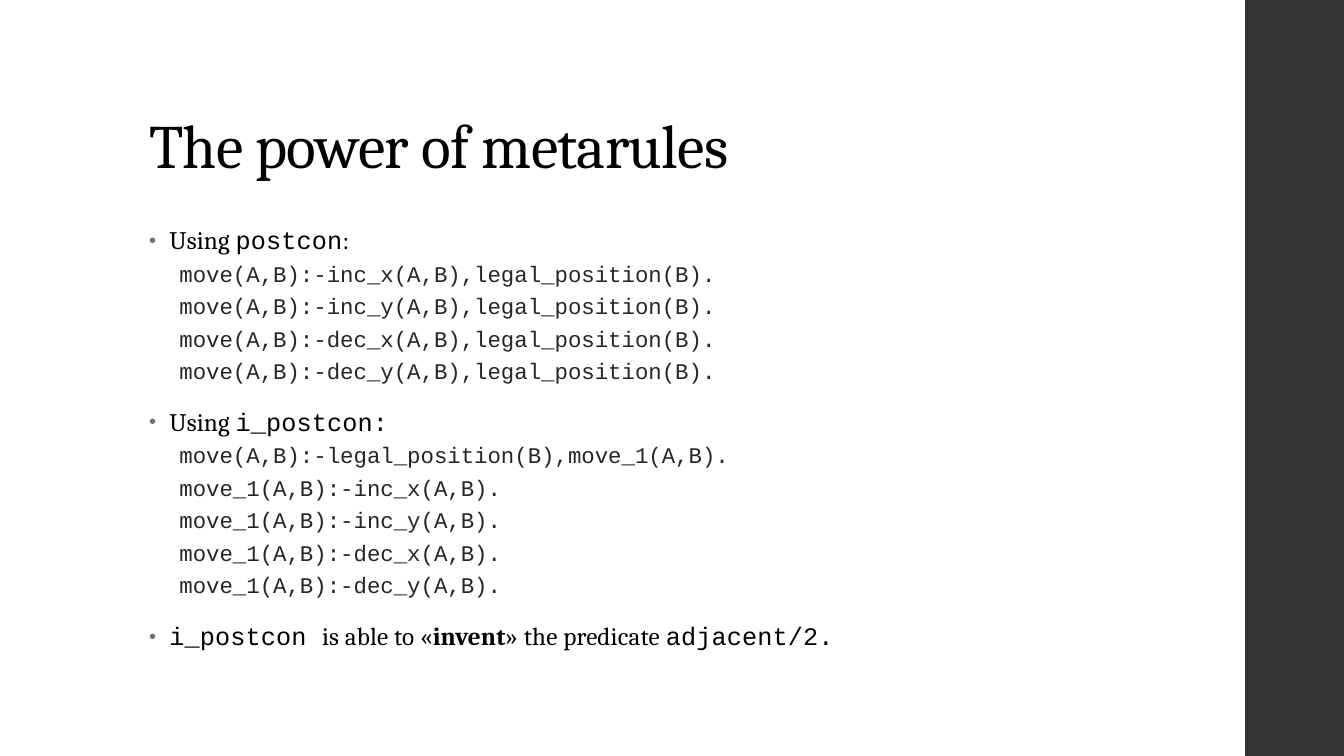
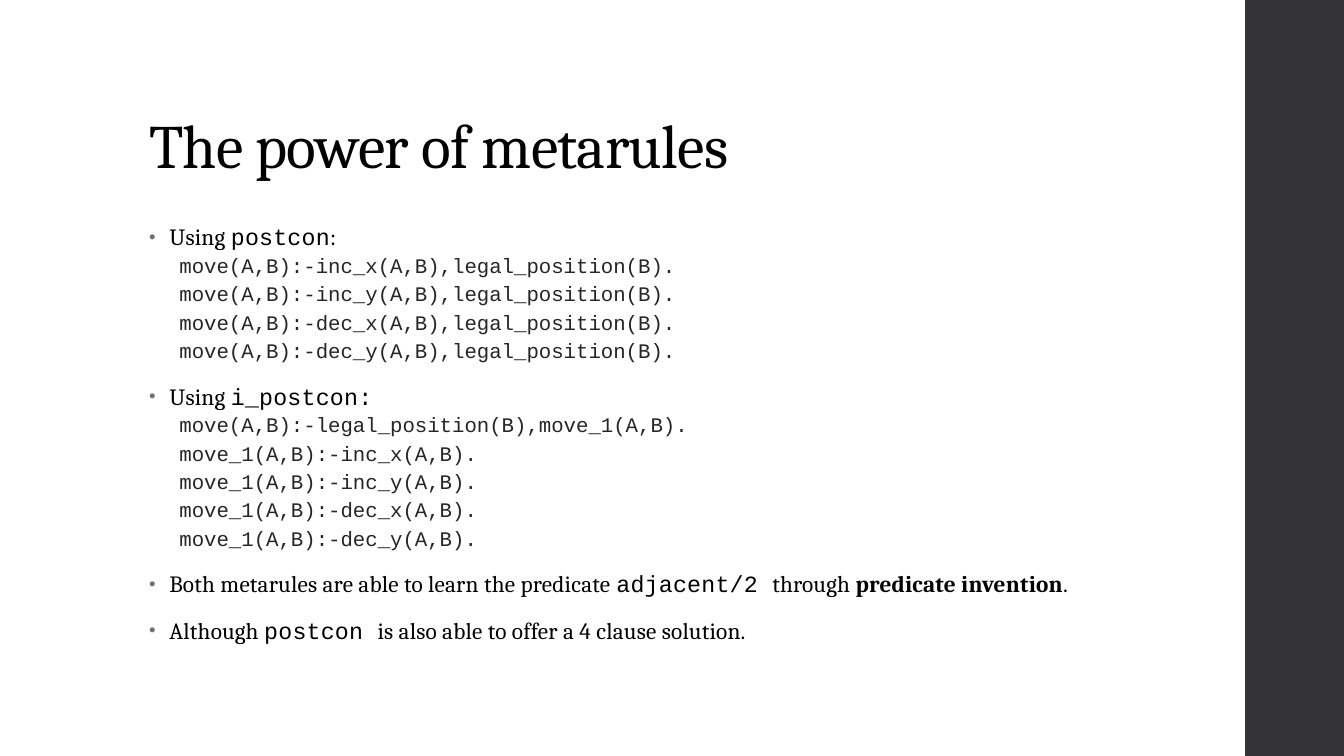
Before and after one commit to Alex-Dell1/ATAI_Maze_Project, a slide deck: slide 17 of ATAI_Presentation.pptx (slide 16 before the commit). Drawn at 1344x756 pixels with LibreOffice and Linux fonts; fonts in the diff are those of the drawing; background and template pictures are left out. Boxes give left, top, right and bottom in pixels: in the first picture for what was removed or moved away, otherwise in the second. Text is boxed around its words. In the diff, an @@ line names an element or a change of style, - is before the commit and + after.

Commit message:
Presentation

```diff
--- a/ATAI_Presentation.pptx
+++ b/ATAI_Presentation.pptx
@@ text at [169,229,687,551]: size 18 to 16.6 pt in "Using postcon:", "Using i_postcon:"; size 16 to 14.8 pt in "move(A,B):-inc_x(A,B),legal_position(B).", "move(A,B):-inc_y(A,B),legal_position(B).", "move(A,B):-dec_x(A,B),legal_position(B).", "move(A,B):-dec_y(A,B),legal_position(B)." and 5 more places; line spacing 0.95 to 0.85; line spacing 0.9 to 0.8 @@
@@ text at [169,576,1068,644]: text changed; size 18 to 16.6 pt @@
-• i_postcon is able to «invent» the predicate adjacent/2.
+• Both metarules are able to learn the predicate adjacent/2 through predicate invention.
+• Although postcon is also able to offer a 4 clause solution.
```
Also in this commit, not shown: 1 other slide changed, 1 slide added.
